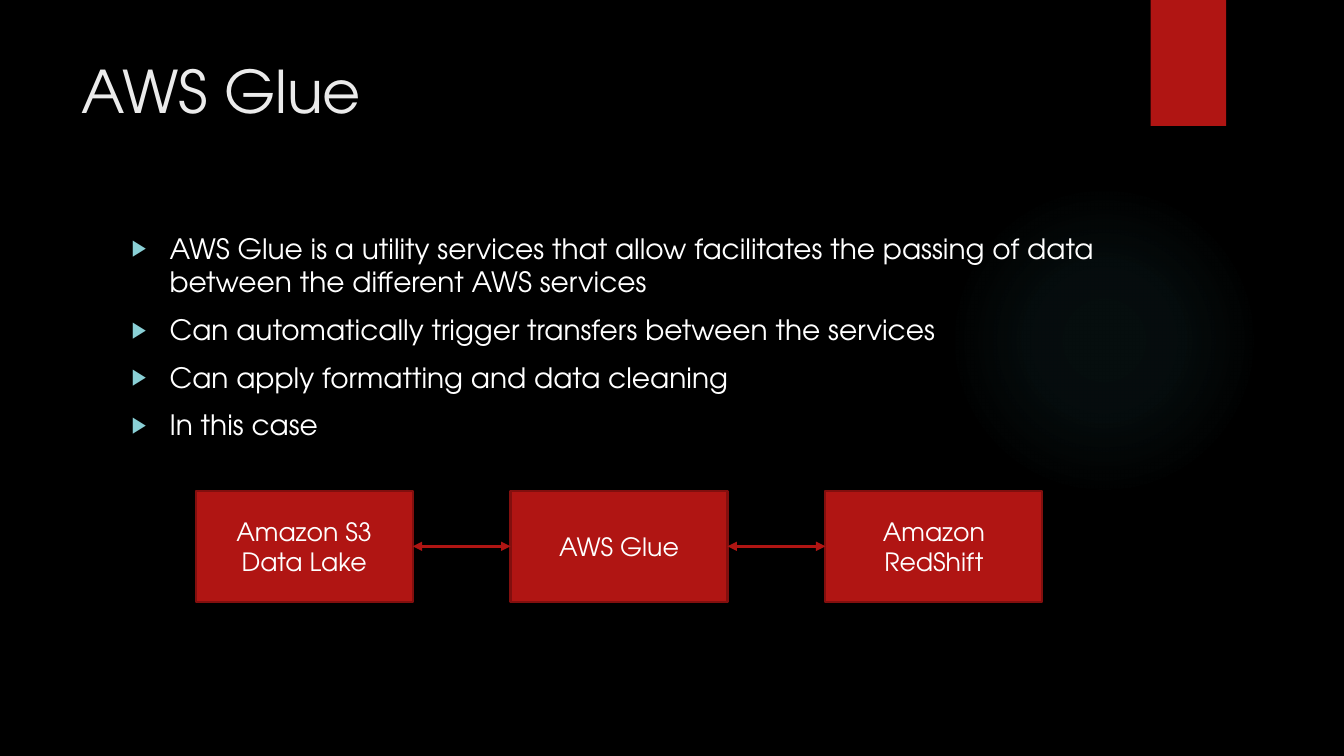
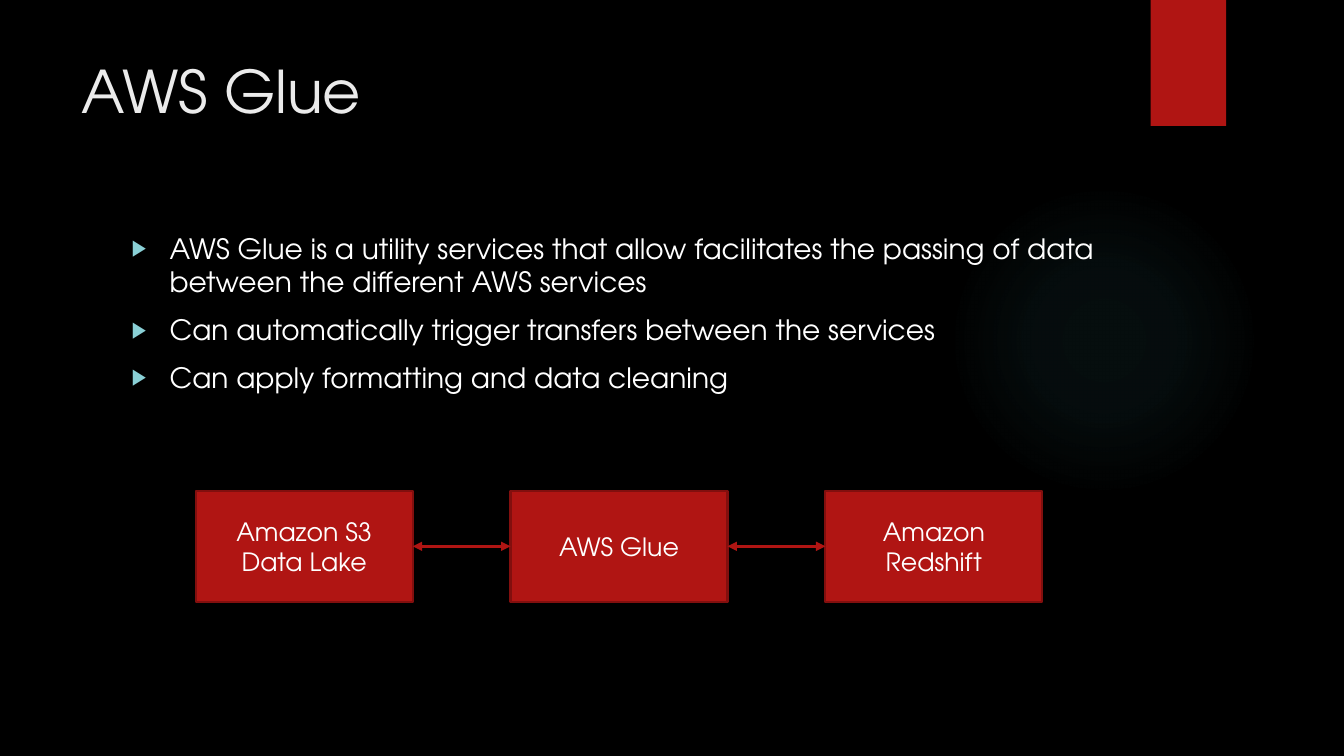
Before and after one commit to blasher565/advDBM_csit565, a slide deck: slide 10 of Final/lasher_redshift_dl_ml_csit565_final.pptx. Drawn at 1344x756 pixels with LibreOffice and Linux fonts; fonts in the diff are those of the drawing; background and template pictures are left out. Boxes give left, top, right and bottom in pixels: in the first picture for what was removed or moved away, otherwise in the second. Text is boxed around its words. In the diff, an @@ line names an element or a change of style, - is before the commit and + after.

```diff
--- a/Final/lasher_redshift_dl_ml_csit565_final.pptx
+++ b/Final/lasher_redshift_dl_ml_csit565_final.pptx
@@ text at [170,414,318,436]: paragraph removed @@
-▶ In this case
@@ text in rectangle at [883,522,985,572]: text changed @@
-Amazon RedShift
+Amazon Redshift
```
Also in this commit, not shown: 4 other slides changed, 1 other file.
